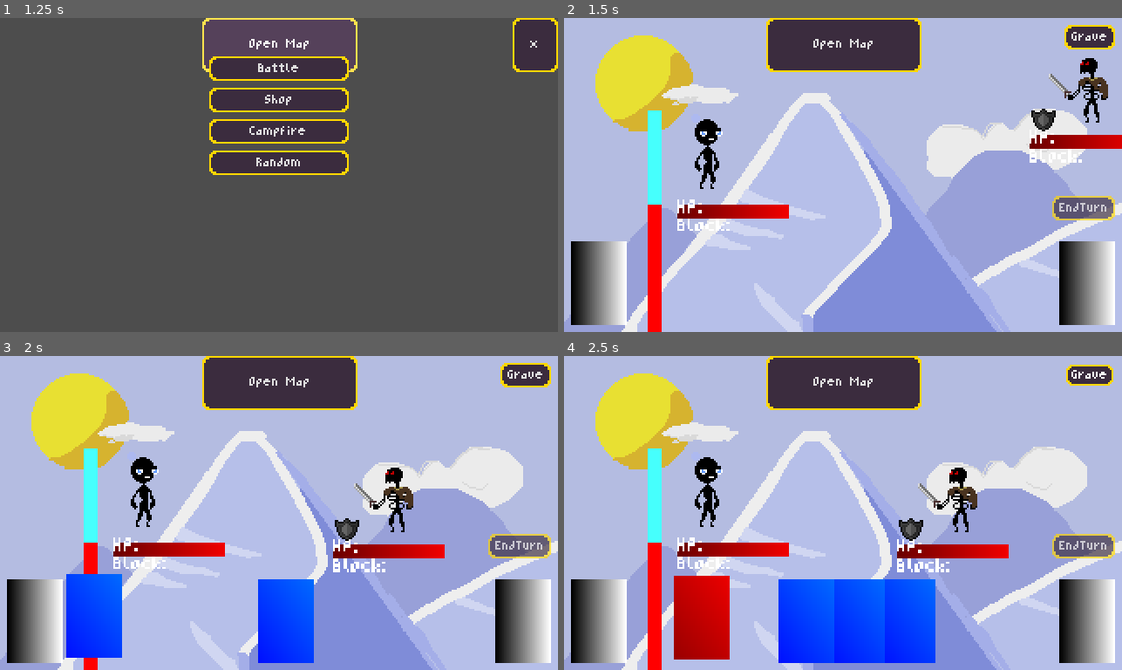
Above: before the commit, frames 1-4 (two rows, left to right).
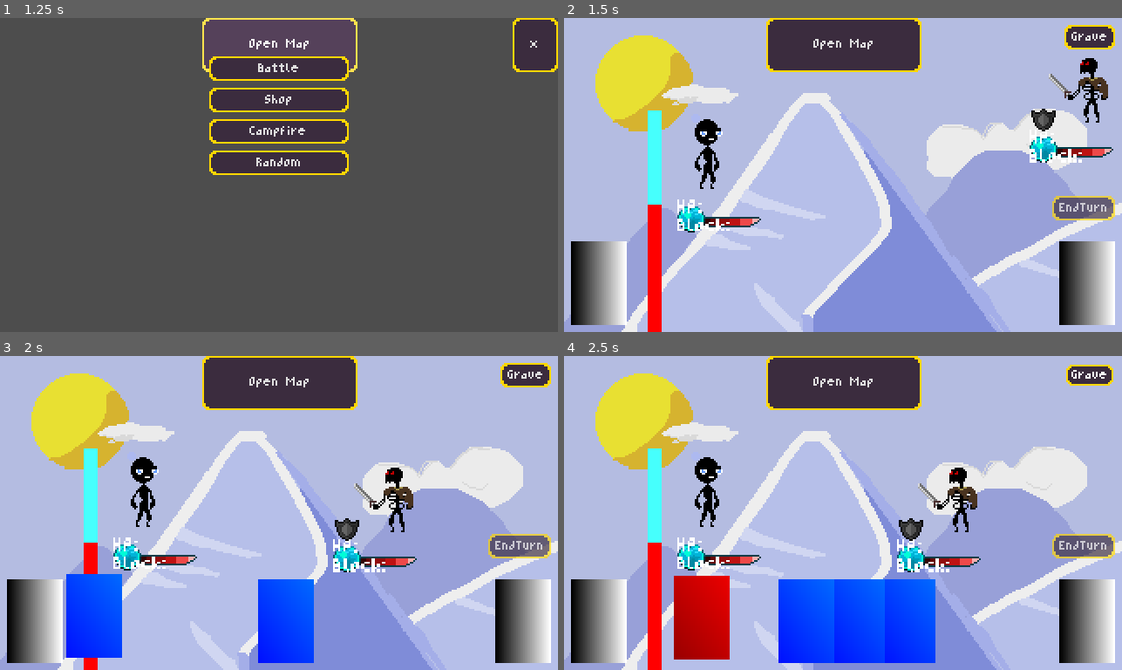
Above: after the commit, the same moments.

Repository: Morph1s/Psychopompos
Game: Godot game, scene res://scenes/main.tscn
The game is run twice, just before and just after one commit, with the same random seed, the same clock (stepped at 60 frames per second) and the same inputs.
Inputs:
- Up to frame 1 (1.25 s): click "Open Map" at 0.5 s
- Up to frame 2 (1.5 s): click "Battle" at 1.25 s
- Up to frame 3 (2 s): no input
- Up to frame 4 (2.5 s): click "Grave" at 2 s

Frame 1 is identical in both runs. In frame 2, 2.2% of the frame differs, in the area x 20-100%, y 37-69%; in frame 3, 2.3%, in the area x 20-80%, y 59-69%; in frame 4, 2.3%.

Commit message:
feat: 117BetaTestingSprites added first sprites for testing

Diff:
--- a/scenes/ui/entity_hud.tscn
+++ b/scenes/ui/entity_hud.tscn
@@ -2,13 +2,8 @@
 
 [ext_resource type="Theme" uid="uid://gu54ssij03su" path="res://resources/theme/main_theme.tres" id="1_elymy"]
 [ext_resource type="Script" uid="uid://rqst1nkft1gr" path="res://scripts/ui/entity_hud.gd" id="1_qf4hu"]
-
-[sub_resource type="Gradient" id="Gradient_qf4hu"]
-colors = PackedColorArray(0.416754, 8.48304e-07, 2.16588e-07, 1, 0.947406, 3.77826e-06, 1.73271e-06, 1)
-
-[sub_resource type="GradientTexture2D" id="GradientTexture2D_elymy"]
-gradient = SubResource("Gradient_qf4hu")
-height = 8
+[ext_resource type="Texture2D" uid="uid://cx7lhttskmu26" path="res://assets/graphics/ui/hp_energy_bar/hpbar_over.png" id="3_yp36h"]
+[ext_resource type="Texture2D" uid="uid://ddgrrrit28y50" path="res://assets/graphics/ui/hp_energy_bar/hpbar_progress.png" id="4_1ufrs"]
 
 [sub_resource type="LabelSettings" id="LabelSettings_cu66s"]
 font_size = 9
@@ -30,7 +25,9 @@
 offset_right = 64.0
 offset_bottom = 8.0
 value = 100.0
-texture_progress = SubResource("GradientTexture2D_elymy")
+texture_over = ExtResource("3_yp36h")
+texture_progress = ExtResource("4_1ufrs")
+texture_progress_offset = Vector2(16, 0)
 
 [node name="BlockLabel" type="Label" parent="."]
 layout_mode = 0
Binary file added: assets/graphics/cards/common/cardBackground_v1.png
Not shown, added: assets/graphics/cards/common/cardBackground_v1.png.import
Binary file added: assets/graphics/cards/halt_v1.png
Not shown, added: assets/graphics/cards/halt_v1.png.import
Binary file added: assets/graphics/ui/battle_effects/effect_picto.png
Not shown, added: assets/graphics/ui/battle_effects/effect_picto.png.import
Binary file added: assets/graphics/ui/hp_energy_bar/hpbar_over.png
Not shown, added: assets/graphics/ui/hp_energy_bar/hpbar_over.png.import
Binary file added: assets/graphics/ui/hp_energy_bar/hpbar_progress.png
Not shown, added: assets/graphics/ui/hp_energy_bar/hpbar_progress.png.import
Binary file added: assets/graphics/ui/hud_pictograms/basicPictograms.png
Not shown, added: assets/graphics/ui/hud_pictograms/basicPictograms.png.import
(and 1 more such lines)
